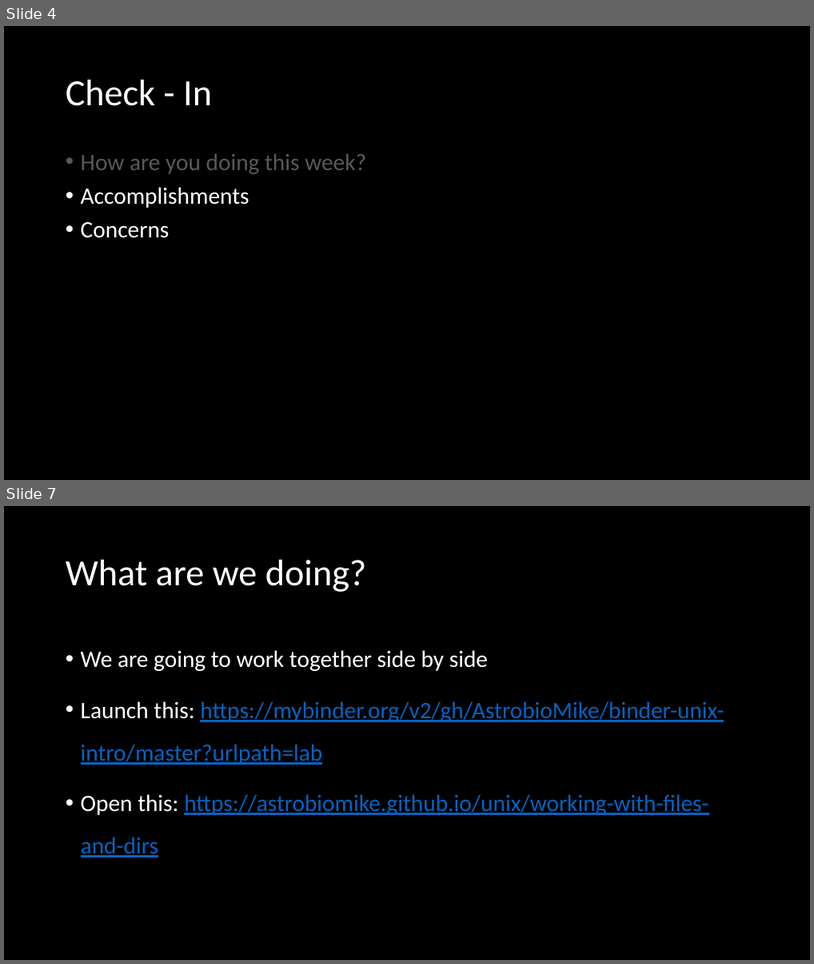
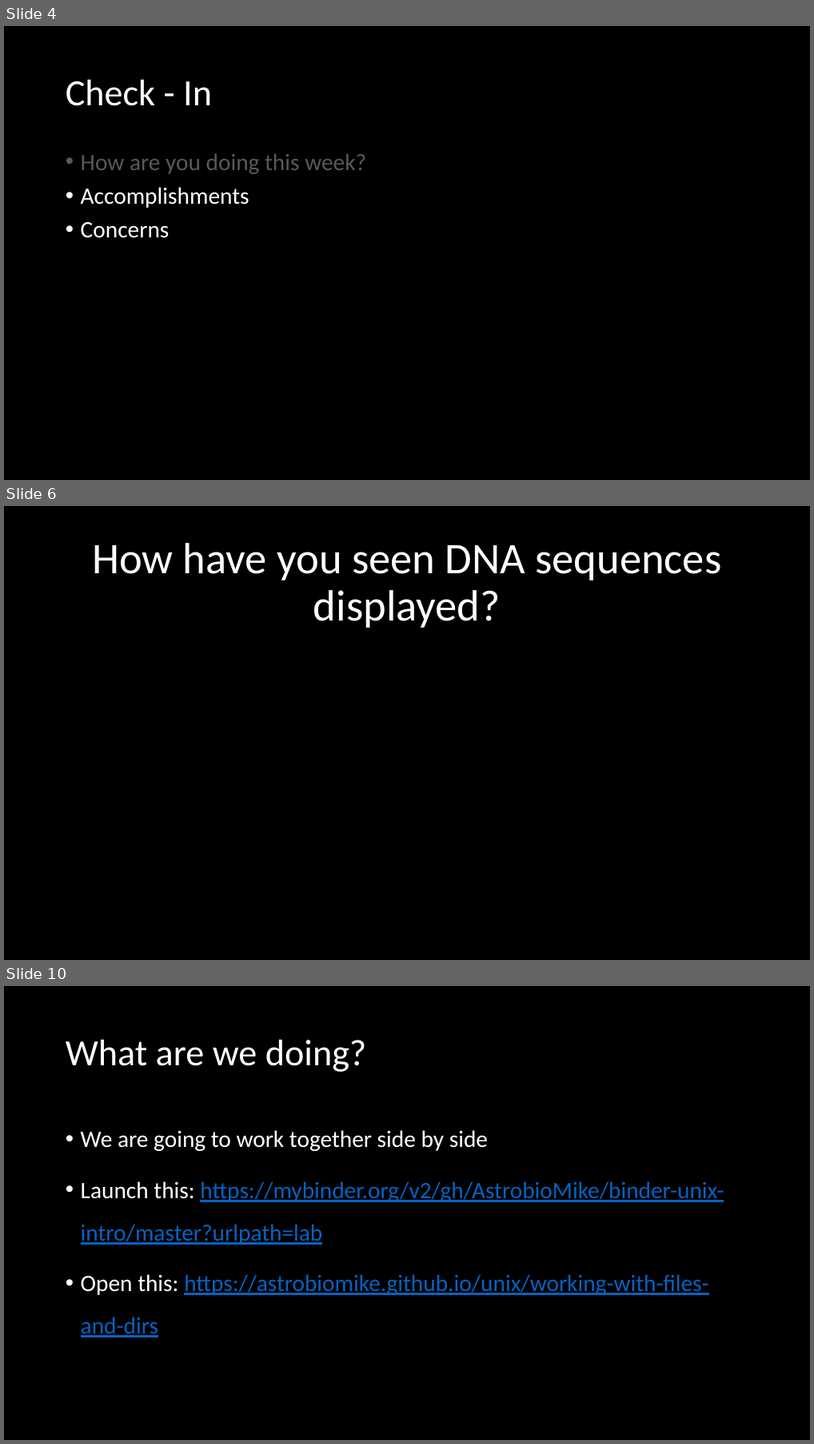
Before and after one commit to madmolecularman/MARC-Summer-2020, a slide deck: resources/coding/coding_necessities_2.pptx. Shown one above the other, each under a label of ours: slides 4 and 7 before the commit, slides 4, 6 and 10 after it; the slides between them are not shown. The pictures are 814x964 and 814x1444 pixels, drawn with LibreOffice and Linux fonts; fonts in the diff are those of the drawing. Boxes give left, top, right and bottom in pixels: in the first picture for what was removed or moved away, otherwise in the second. Text is boxed around its words. In the diff, an @@ line names an element or a change of style, - is before the commit and + after.

```diff
--- a/resources/coding/coding_necessities_2.pptx
+++ b/resources/coding/coding_necessities_2.pptx
@@ slide 6 added at bbox=[4, 506, 810, 960], background #000000 @@
@@ title added at bbox=[92, 543, 722, 628], 52 pt, text #FFFFFF @@
+How have you seen DNA sequences displayed?
@@ what was slide 7 is now slide 10 @@
```
Also in this commit, not shown: 5 slides changed, 3 other slides added, 3 slides removed, 1 other file.
